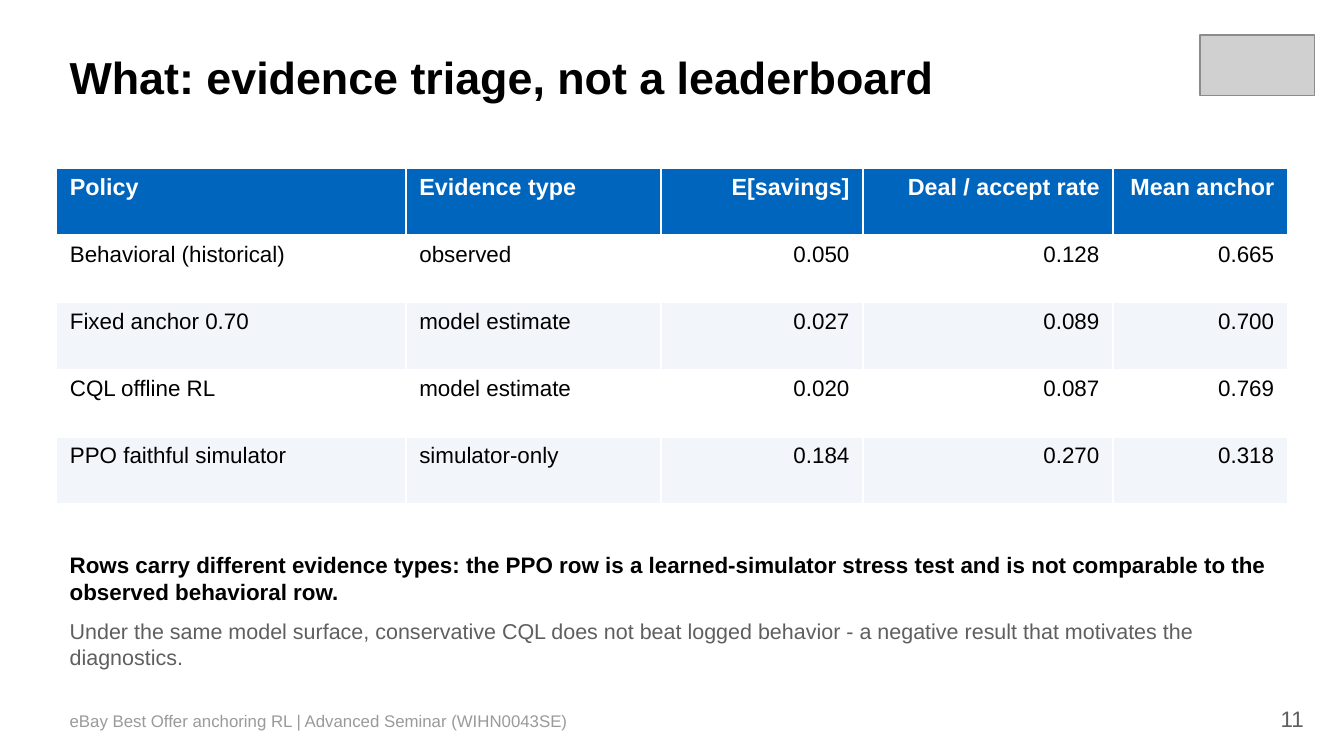
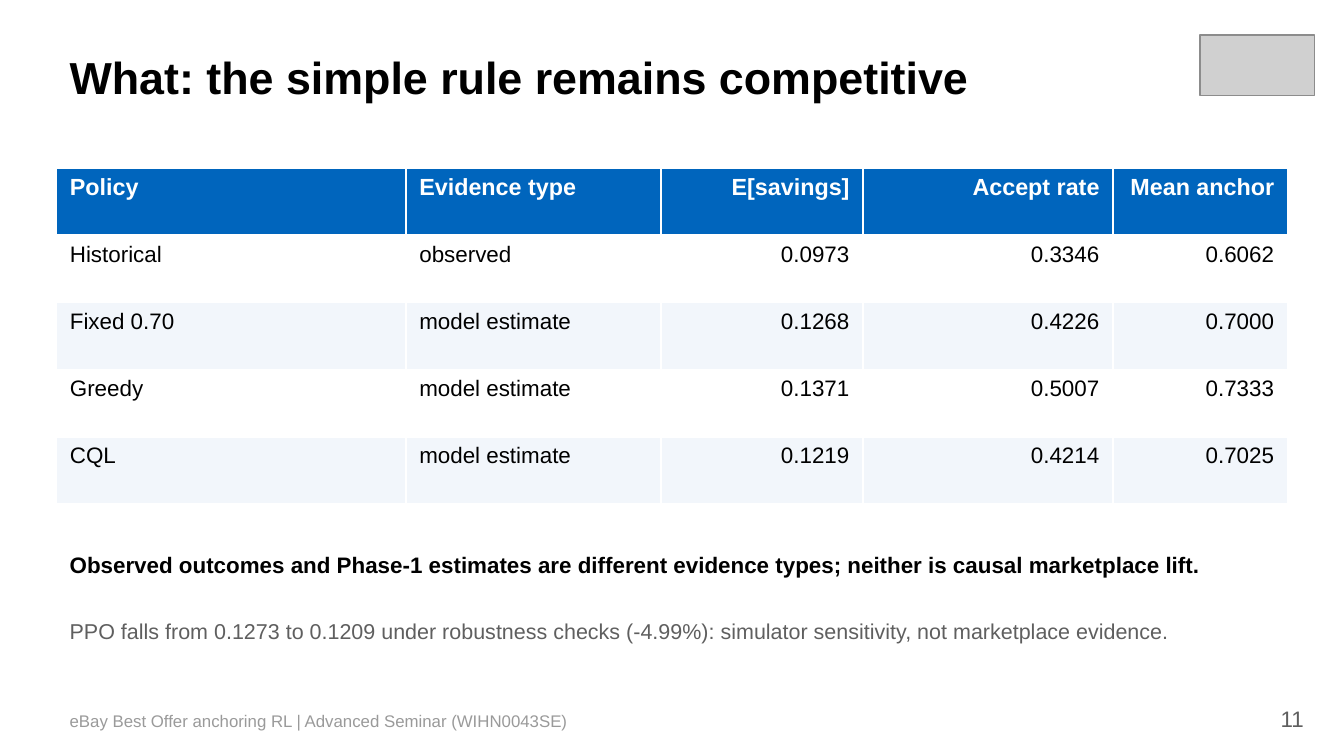
Before and after one commit to soluthan/ebay-anchoring-rl-final, a slide deck: slide 11 of report/ebay_anchoring_rl_presentation.pptx. Drawn at 1344x756 pixels with LibreOffice and Linux fonts; fonts in the diff are those of the drawing; grey boxes stand for pictures. Boxes give left, top, right and bottom in pixels: in the first picture for what was removed or moved away, otherwise in the second. Text is boxed around its words. In the diff, an @@ line names an element or a change of style, - is before the commit and + after.

```diff
--- a/report/ebay_anchoring_rl_presentation.pptx
+++ b/report/ebay_anchoring_rl_presentation.pptx
@@ text at [70, 61, 968, 103]: text changed @@
-What: evidence triage, not a leaderboard
+What: the simple rule remains competitive
@@ table at [56, 168, 1288, 504] @@
-row 1, column 4: Deal / accept rate
+row 1, column 4: Accept rate
-row 2: Behavioral (historical) | observed | 0.050 | 0.128 | 0.665
+row 2: Historical | observed | 0.0973 | 0.3346 | 0.6062
-row 3: Fixed anchor 0.70 | model estimate | 0.027 | 0.089 | 0.700
+row 3: Fixed 0.70 | model estimate | 0.1268 | 0.4226 | 0.7000
-row 4: CQL offline RL | model estimate | 0.020 | 0.087 | 0.769
+row 4: Greedy | model estimate | 0.1371 | 0.5007 | 0.7333
-row 5: PPO faithful simulator | simulator-only | 0.184 | 0.270 | 0.318
+row 5: CQL | model estimate | 0.1219 | 0.4214 | 0.7025
@@ text at [70, 556, 1200, 578]: text changed @@
-Rows carry different evidence types: the PPO row is a learned-simulator stress test and is not comparable to the observed behavioral row.
+Observed outcomes and Phase-1 estimates are different evidence types; neither is causal marketplace lift.
@@ text at [70, 623, 1168, 644]: text changed @@
-Under the same model surface, conservative CQL does not beat logged behavior - a negative result that motivates the diagnostics.
+PPO falls from 0.1273 to 0.1209 under robustness checks (-4.99%): simulator sensitivity, not marketplace evidence.
```
Also in this commit, not shown: 6 other slides changed, 1 slide removed, 25 other files.
